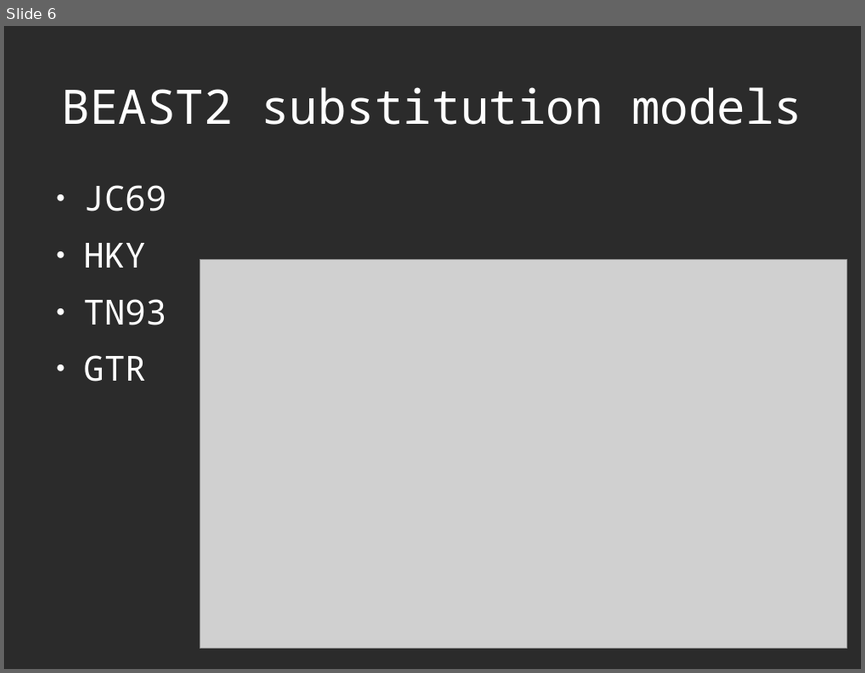
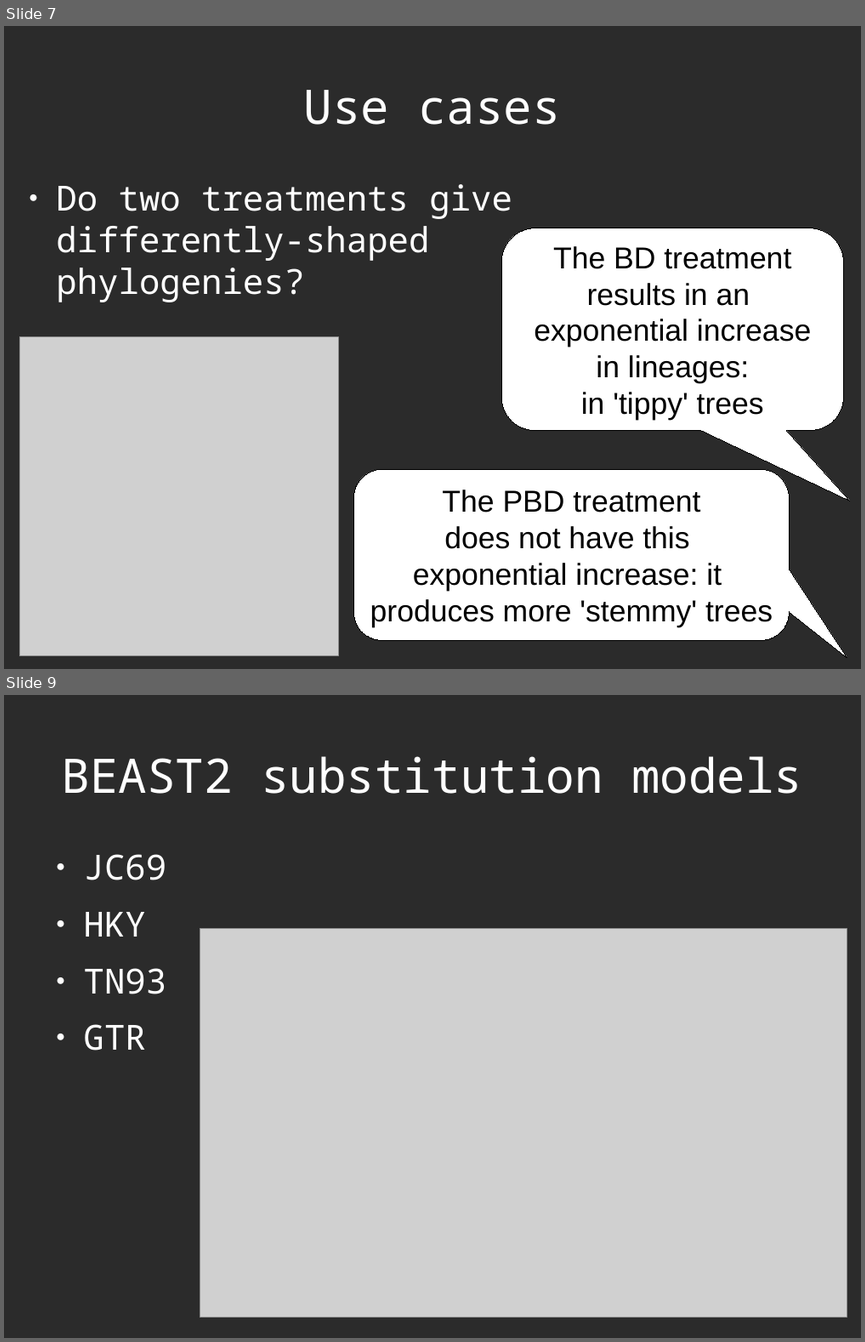
Before and after one commit to richelbilderbeek/Science, a slide deck: Bilderbeek2016Beast/Beast2.odp. Shown one above the other, each under a label of ours: slide 6 before the commit, slides 7 and 9 after it; the slides between them are not shown. The pictures are 865x673 and 865x1342 pixels, drawn with LibreOffice and Linux fonts; fonts in the diff are those of the drawing; grey boxes stand for pictures; background and template pictures are left out; a plain dark background stands for a picture behind light text. Boxes give left, top, right and bottom in pixels: in the first picture for what was removed or moved away, otherwise in the second. Text is boxed around its words. In the diff, an @@ line names an element or a change of style, - is before the commit and + after.

```diff
--- a/Bilderbeek2016Beast/Beast2.odp
+++ b/Bilderbeek2016Beast/Beast2.odp
@@ slide 7 added at <box>4,26,861,669</box>, background picture (left out) @@
@@ title added at <box>304,90,561,125</box>, 44 pt, text #FFFFFF @@
+Use cases
@@ text added at <box>56,184,512,302</box>, 32 pt, text #FFFFFF @@
+● Do two treatments give differently-shaped phylogenies?
@@ rounded speech box added at <box>501,228,844,431</box>, fill #FFFFFF, outline #000000 0 pt, 28 pt, text #000000 @@
+The BD treatment
+results in an
+exponential increase
+in lineages:
+in 'tippy' trees
@@ picture added at <box>19,337,338,656</box> @@
@@ rounded speech box added at <box>354,469,789,641</box>, fill #FFFFFF, outline #000000 0 pt, 28 pt, text #000000 @@
+The PBD treatment
+does not have this
+exponential increase: it
+produces more 'stemmy' trees
@@ what was slide 6 is now slide 9 @@
```
Also in this commit, not shown: 3 slides changed, 2 other slides added, 10 other files.
